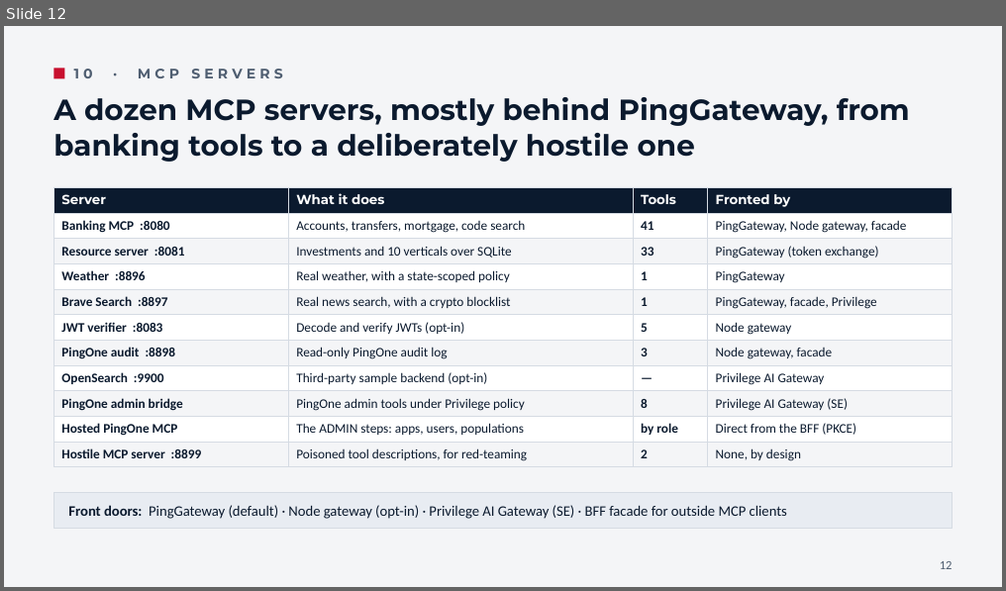
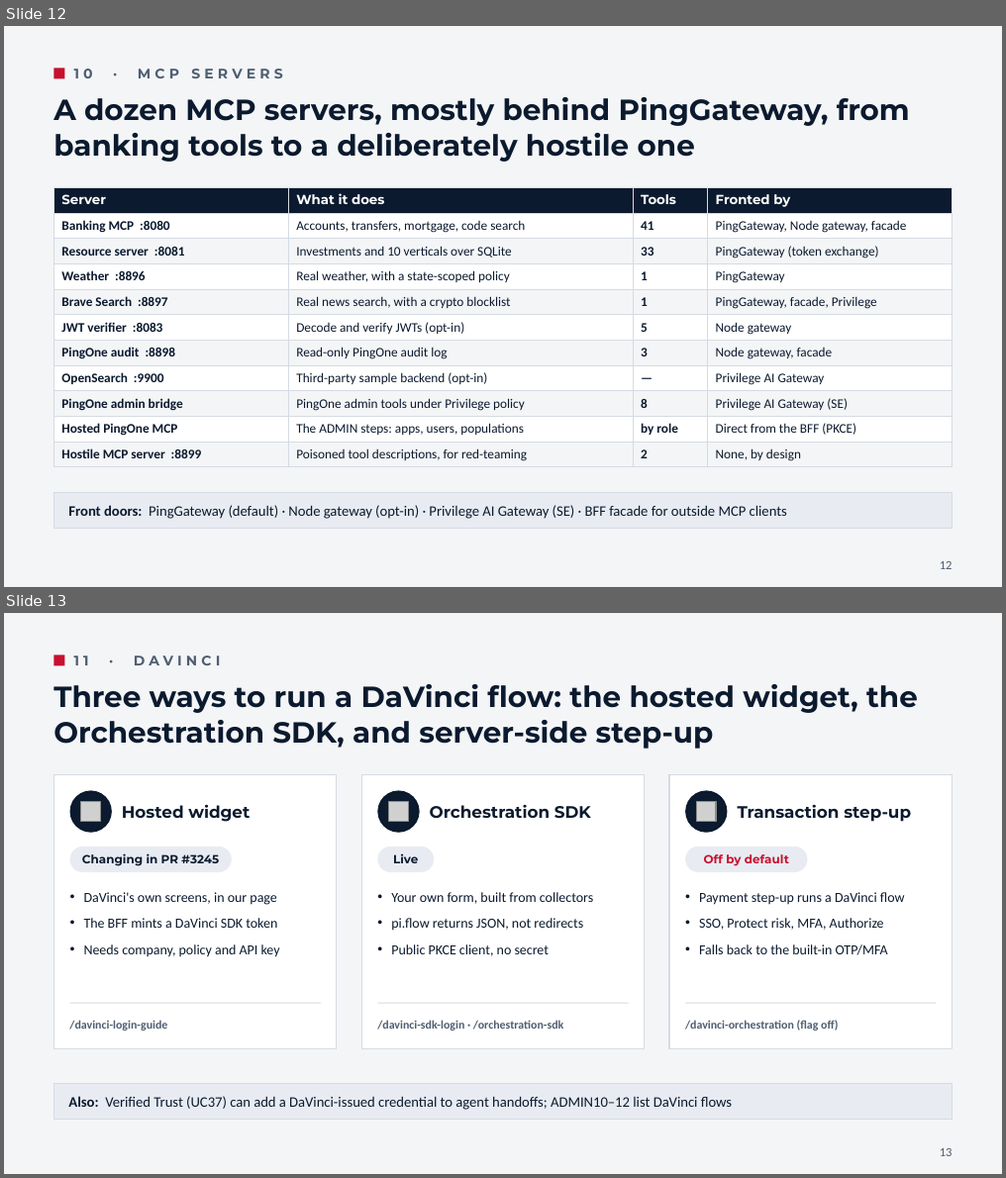
Before and after one commit to curtismu7/AI-DEMO2, a slide deck: docs/resources/AI-Demo-Overview.pptx. Shown one above the other, each under a label of ours: slide 12 before the commit, slides 12 and 13 after it. The pictures are 1006x591 and 1006x1178 pixels, drawn with LibreOffice and Linux fonts; fonts in the diff are those of the drawing; grey boxes stand for pictures. Boxes give left, top, right and bottom in pixels: in the first picture for what was removed or moved away, otherwise in the second. Text is boxed around its words. In the diff, an @@ line names an element or a change of style, - is before the commit and + after.

```diff
--- a/docs/resources/AI-Demo-Overview.pptx
+++ b/docs/resources/AI-Demo-Overview.pptx
@@ slide 13 added at box(4, 613, 1002, 1174), background #F4F5F7 @@
@@ rectangle added at box(54, 655, 64, 665), fill #C8102E @@
@@ text added at box(74, 656, 221, 665), 10 pt, text #4F5E71, bold @@
+11 · DAVINCI
@@ text added at box(54, 684, 918, 749), 21 pt, text #0B1A2E, bold @@
+Three ways to run a DaVinci flow: the hosted widget, the Orchestration SDK, and server-side step-up
@@ rectangle added at box(54, 774, 337, 1049), fill #FFFFFF, outline #D5DBE3 0.75 pt @@
@@ ellipse added at box(70, 790, 112, 833), fill #0B1A2E @@
@@ rectangle added at box(361, 774, 644, 1049), fill #FFFFFF, outline #D5DBE3 0.75 pt @@
@@ ellipse added at box(377, 790, 419, 833), fill #0B1A2E @@
@@ rectangle added at box(669, 774, 952, 1049), fill #FFFFFF, outline #D5DBE3 0.75 pt @@
@@ ellipse added at box(685, 790, 728, 833), fill #0B1A2E @@
@@ picture added at box(81, 802, 100, 821) @@
@@ text added at box(122, 805, 250, 822), 12 pt, text #0B1A2E, bold @@
+Hosted widget
@@ picture added at box(389, 802, 408, 821) @@
@@ text added at box(430, 805, 591, 819), 12 pt, text #0B1A2E, bold @@
+Orchestration SDK
@@ picture added at box(697, 802, 716, 821) @@
@@ text added at box(738, 805, 911, 822), 12 pt, text #0B1A2E, bold @@
+Transaction step-up
@@ rounded rectangle added at box(70, 847, 232, 872), fill #E8ECF2 @@
@@ rounded rectangle added at box(377, 847, 433, 872), fill #E8ECF2 @@
@@ rounded rectangle added at box(685, 847, 807, 872), fill #E8ECF2 @@
@@ text added at box(82, 854, 219, 866), 8.5 pt, text #0B1A2E, bold @@
+Changing in PR #3245
@@ text added at box(393, 854, 418, 863), 8.5 pt, text #0B1A2E, bold @@
+Live
@@ text added at box(704, 855, 789, 866), 8.5 pt, text #C8102E, bold @@
+Off by default
@@ text added at box(84, 892, 280, 958), 10 pt, text #0B1A2E @@
+• DaVinci's own screens, in our page
+• The BFF mints a DaVinci SDK token
+• Needs company, policy and API key
@@ text added at box(391, 892, 593, 957), 10 pt, text #0B1A2E @@
+• Your own form, built from collectors
+• pi.flow returns JSON, not redirects
+• Public PKCE client, no secret
@@ text added at box(699, 892, 905, 956), 10 pt, text #0B1A2E @@
+• Payment step-up runs a DaVinci flow
+• SSO, Protect risk, MFA, Authorize
+• Falls back to the built-in OTP/MFA
@@ text added at box(69, 1020, 167, 1031), 8.5 pt, text #4F5E71, bold @@
+/davinci-login-guide
@@ line added from (70, 1003) to (321, 1003), #D5DBE3 0.75 pt @@
@@ line added from (377, 1003) to (629, 1003), #D5DBE3 0.75 pt @@
@@ text added at box(377, 1020, 563, 1031), 8.5 pt, text #4F5E71, bold @@
+/davinci-sdk-login · /orchestration-sdk
@@ line added from (685, 1003) to (936, 1003), #D5DBE3 0.75 pt @@
@@ text added at box(685, 1020, 838, 1031), 8.5 pt, text #4F5E71, bold @@
+/davinci-orchestration (flag off)
@@ rectangle added at box(54, 1084, 952, 1120), fill #E8ECF2, outline #D5DBE3 0.75 pt @@
@@ text added at box(68, 1096, 732, 1110), 10.5 pt, text #0B1A2E @@
+Also: Verified Trust (UC37) can add a DaVinci-issued credential to agent handoffs; ADMIN10–12 list DaVinci flows
@@ text added at box(940, 1149, 952, 1157), 9 pt, text #4F5E71 @@
+13
```
Also in this commit, not shown: 7 slides changed, 2 other slides added.
